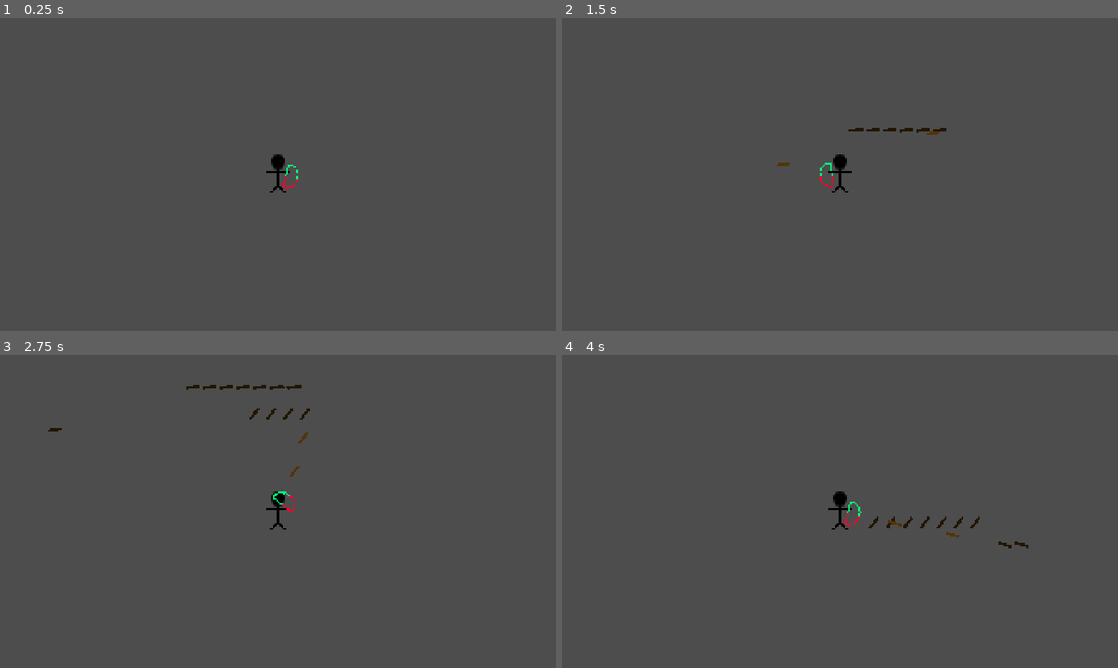
Above: before the commit, frames 1-4 (two rows, left to right).
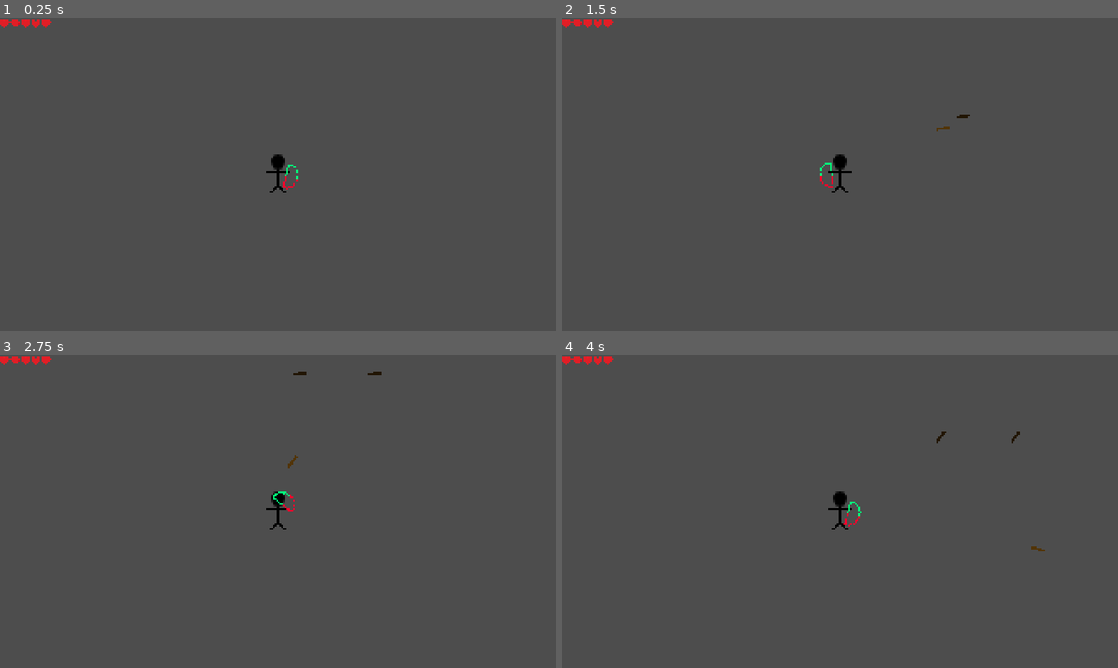
Above: after the commit, the same moments.

Repository: OdieEstee/Crimson-Game-Jam-2026
Game: Godot game, scene res://main.tscn
Two runs of this game, one before a commit and one after it. Both use one fixed random seed, a clock stepped at 60 frames per second and the inputs below.
Inputs (mouse positions are in pixels of both pictures, inside the frame that each line leads up to):
- Up to frame 1 (0.25 s): no input
- Up to frame 2 (1.5 s): tap Enter at 0.5 s; move the mouse to (962, 158) at 0.52 s; press the mouse at (962, 158) at 0.53 s; hold D (Right) 0.53-1.28 s; tap Space at 1.25 s; move the mouse to (728, 190) at 1.27 s; release the mouse at (728, 190) at 1.28 s; hold S (Down) from 1.28 s (still down); click (728, 190) at 1.35 s
- Up to frame 3 (2.75 s): move the mouse to (333, 442) at 2.02 s; release S (Down) at 2.03 s; press the mouse at (333, 442) at 2.03 s; hold D (Right) from 2.03 s (still down)
- Up to frame 4 (4 s): move the mouse to (812, 574) at 2.77 s; release D (Right) at 2.78 s; release the mouse at (812, 574) at 2.78 s; hold W (Up) 2.78-3.53 s; click (812, 574) at 2.85 s; move the mouse to (1006, 558) at 3.52 s; press the mouse at (1006, 558) at 3.53 s; hold A (Left) from 3.53 s (still down)

The runs differ from the first frame. In frame 1, 0.2% of the frame differs, in the area x 0-10%, y 0-4%; in frame 2, 0.4%; in frame 3, 0.5%, in the area x 0-69%, y 0-39%; in frame 4, 0.5%.

Commit message:
Added health bar for enemy and player

Diff:
--- a/game-jam-2026/arrow.gd
+++ b/game-jam-2026/arrow.gd
@@ -1,6 +1,7 @@
 extends Area2D
 
-@export var speed: float = 600.0
+@export var damage := 5.0
+@export var speed: float = 150.0
 @export var max_distance: float = 400.0
 @export var decay_time: int = 2
 @export var decay_color := Color(0.398, 0.398, 0.398, 1.0)
@@ -24,5 +25,6 @@
 
 func _on_area_entered(area: Area2D) -> void:
 	if not distance_traveled >= max_distance:
-		area.queue_free()
+		if area is Enemy:
+			area.take_damage(damage)
 		queue_free()
--- a/game-jam-2026/arrow.tscn
+++ b/game-jam-2026/arrow.tscn
@@ -14,8 +14,8 @@
 [node name="Arrow" type="Area2D" unique_id=14306081]
 collision_mask = 4
 script = ExtResource("1_l5ahi")
-speed = 250.0
-max_distance = 75.0
+speed = 200.0
+max_distance = 150.0
 
 [node name="Sprite2D" type="Sprite2D" parent="." unique_id=125170196]
 scale = Vector2(0.14687501, 0.02954382)
--- a/game-jam-2026/character_body_2d.gd
+++ b/game-jam-2026/character_body_2d.gd
@@ -1,10 +1,26 @@
 extends CharacterBody2D
+
+signal lives_changed(lives: int, max_lives: int)
 
 @export var SPEED = 100.0
 @export var FIRE_RATE := 0.5
+@export var MAX_LIVES := 3
+@export var IMMUNITY_TIME := 1
 @onready var bow: Sprite2D = $Bow
+
+var lives : int
 var shot_cooldown := 0.0
+var immunity_cooldown := 0.0
 const ARROW_SCENE := preload("res://arrow.tscn")
+
+func _ready() -> void:
+	lives = MAX_LIVES
+
+func take_damage(damage: int) -> void:
+	lives -= damage
+	lives_changed.emit(lives, MAX_LIVES)
+	if lives <= 0:
+		queue_free()
 
 func _physics_process(delta: float) -> void:
 	#Player movement start
@@ -32,6 +48,16 @@
 		shot_cooldown = FIRE_RATE
 	#Bow and arrow end
 
+	#Damage check start
+	immunity_cooldown -= delta
+	if immunity_cooldown <= 0.0:
+		for area in $Hitbox.get_overlapping_areas():
+			if area is Enemy:
+				take_damage(area.damage)
+				immunity_cooldown = IMMUNITY_TIME
+				break
+	#Damage check end
+
 func shoot() -> void:
 	var arrow := ARROW_SCENE.instantiate()
 	arrow.global_position = bow.to_global(bow.offset)
--- a/game-jam-2026/enemy.gd
+++ b/game-jam-2026/enemy.gd
@@ -1,10 +1,36 @@
+class_name Enemy
 extends Area2D
 
 @export var speed := 40.0
+@export var health := 10.0
+@export var damage := 1
 
+var current_health : float
 var player: CharacterBody2D
+var health_width : float
+
+@onready var health_fill : ColorRect = $HealthBar/Fill
+
+func _ready():
+	current_health = health
+	health_width = health_fill.size.x
+	update_health_bar()
 
 func _physics_process(delta: float) -> void:
 	if not is_instance_valid(player):
 		return
 	global_position = global_position.move_toward(player.global_position, speed * delta)
+
+func take_damage(damage: int) -> void:
+	current_health -= damage
+	update_health_bar()
+	if current_health <= 0:
+		queue_free()
+
+func update_health_bar() -> void:
+	var ratio := clampf(current_health / health, 0.0, 1.0)
+	health_fill.size.x = health_width * ratio
+	if ratio <= 0.25:
+		health_fill.color = Color(1.0, 0.0, 0.0, 1.0)
+	elif ratio <= 0.50:
+		health_fill.color = Color(0.873, 0.716, 0.0, 1.0)
--- a/game-jam-2026/enemy.tscn
+++ b/game-jam-2026/enemy.tscn
@@ -22,3 +22,20 @@
 
 [node name="CollisionShape2D" type="CollisionShape2D" parent="." unique_id=1109852866]
 shape = SubResource("CapsuleShape2D_ssi1j")
+
+[node name="HealthBar" type="Node2D" parent="." unique_id=650953695]
+position = Vector2(0, -18)
+
+[node name="Background" type="ColorRect" parent="HealthBar" unique_id=285403809]
+offset_left = -3.0
+offset_top = 1.0
+offset_right = 3.0
+offset_bottom = 2.0
+color = Color(0, 0, 0, 1)
+
+[node name="Fill" type="ColorRect" parent="HealthBar" unique_id=1483768656]
+offset_left = -3.0
+offset_top = 1.0
+offset_right = 3.0
+offset_bottom = 2.0
+color = Color(0.19998118, 0.6916717, 0, 1)
--- /dev/null
+++ b/game-jam-2026/hud.gd
@@ -0,0 +1,21 @@
+extends CanvasLayer
+
+@export var heart_texture: Texture2D
+@export var empty_heart_texture: Texture2D
+@export var heart_size := Vector2(32, 32)
+
+@onready var hearts: HBoxContainer = $Root/Hearts
+
+func set_lives(lives: int, max_lives: int) -> void:
+	for child in hearts.get_children():
+		hearts.remove_child(child)
+		child.queue_free()
+
+	for i in max_lives:
+		var heart := TextureRect.new()
+		heart.texture = heart_texture if i < lives else empty_heart_texture
+		heart.custom_minimum_size = heart_size
+		heart.expand_mode = TextureRect.EXPAND_IGNORE_SIZE
+		heart.stretch_mode = TextureRect.STRETCH_KEEP_ASPECT_CENTERED
+		heart.mouse_filter = Control.MOUSE_FILTER_IGNORE
+		hearts.add_child(heart)
--- /dev/null
+++ b/game-jam-2026/hud.tscn
@@ -0,0 +1,21 @@
+[gd_scene format=3 uid="uid://6f4hy2erg8pi"]
+
+[ext_resource type="Script" uid="uid://eor2d1351xfm" path="res://hud.gd" id="1_37p78"]
+[ext_resource type="Texture2D" uid="uid://dh0pi0sieuej0" path="res://heart.png" id="2_64ctp"]
+[ext_resource type="Texture2D" uid="uid://ctg5c66e121di" path="res://heart_empty.png" id="3_8sq4i"]
+
+[node name="HUD" type="CanvasLayer" unique_id=740164074]
+script = ExtResource("1_37p78")
+heart_texture = ExtResource("2_64ctp")
+empty_heart_texture = ExtResource("3_8sq4i")
+
+[node name="Root" type="Control" parent="." unique_id=178074904]
+layout_mode = 3
+anchors_preset = 0
+offset_right = 40.0
+offset_bottom = 40.0
+
+[node name="Hearts" type="HBoxContainer" parent="Root" unique_id=1082673821]
+layout_mode = 0
+offset_right = 40.0
+offset_bottom = 40.0
--- a/game-jam-2026/main.gd
+++ b/game-jam-2026/main.gd
@@ -6,10 +6,13 @@
 
 @onready var player: CharacterBody2D = $CharacterBody2D
 @onready var camera: Camera2D = $CharacterBody2D/Camera2D
+@onready var hud = $HUD
 
 
 
 func _ready():
+	player.lives_changed.connect(hud.set_lives)
+	hud.set_lives(player.lives, player.MAX_LIVES)
 	var timer := Timer.new()
 	timer.wait_time = spawn_timer
 	timer.autostart = true
--- a/game-jam-2026/main.tscn
+++ b/game-jam-2026/main.tscn
@@ -4,6 +4,7 @@
 [ext_resource type="Script" uid="uid://cmtfa1hu1hyh4" path="res://main.gd" id="1_1bvp3"]
 [ext_resource type="Texture2D" uid="uid://ccn2bya72e00d" path="res://character.png" id="2_h2yge"]
 [ext_resource type="Texture2D" uid="uid://b41bscetpyjeq" path="res://bow.png" id="3_h2yge"]
+[ext_resource type="PackedScene" uid="uid://6f4hy2erg8pi" path="res://hud.tscn" id="5_lquwl"]
 
 [sub_resource type="SpriteFrames" id="SpriteFrames_oyhdk"]
 animations = [{
@@ -22,18 +23,15 @@
 
 [node name="Node2D" type="Node2D" unique_id=786010656]
 script = ExtResource("1_1bvp3")
-spawn_timer = 2.0
+spawn_timer = 5.0
 
 [node name="CharacterBody2D" type="CharacterBody2D" parent="." unique_id=396631665]
 script = ExtResource("1_0xm2m")
-FIRE_RATE = 0.1
+MAX_LIVES = 5
 
 [node name="AnimatedSprite2D" type="AnimatedSprite2D" parent="CharacterBody2D" unique_id=514649537]
 sprite_frames = SubResource("SpriteFrames_oyhdk")
 animation = &"new_animation"
-
-[node name="CollisionShape2D" type="CollisionShape2D" parent="CharacterBody2D" unique_id=223349947]
-shape = SubResource("CapsuleShape2D_lquwl")
 
 [node name="Bow" type="Sprite2D" parent="CharacterBody2D" unique_id=1667887449]
 texture = ExtResource("3_h2yge")
@@ -41,3 +39,12 @@
 
 [node name="Camera2D" type="Camera2D" parent="CharacterBody2D" unique_id=1977981452]
 zoom = Vector2(5, 5)
+
+[node name="Hitbox" type="Area2D" parent="CharacterBody2D" unique_id=1179320713]
+collision_layer = 0
+collision_mask = 4
+
+[node name="CollisionShape2D" type="CollisionShape2D" parent="CharacterBody2D/Hitbox" unique_id=223349947]
+shape = SubResource("CapsuleShape2D_lquwl")
+
+[node name="HUD" parent="." unique_id=740164074 instance=ExtResource("5_lquwl")]
Binary file added: game-jam-2026/heart.png
Not shown, added: game-jam-2026/heart.png.import
Binary file added: game-jam-2026/heart_empty.png
Not shown, added: game-jam-2026/heart_empty.png.import
Not shown, added: game-jam-2026/hud.gd.uid
